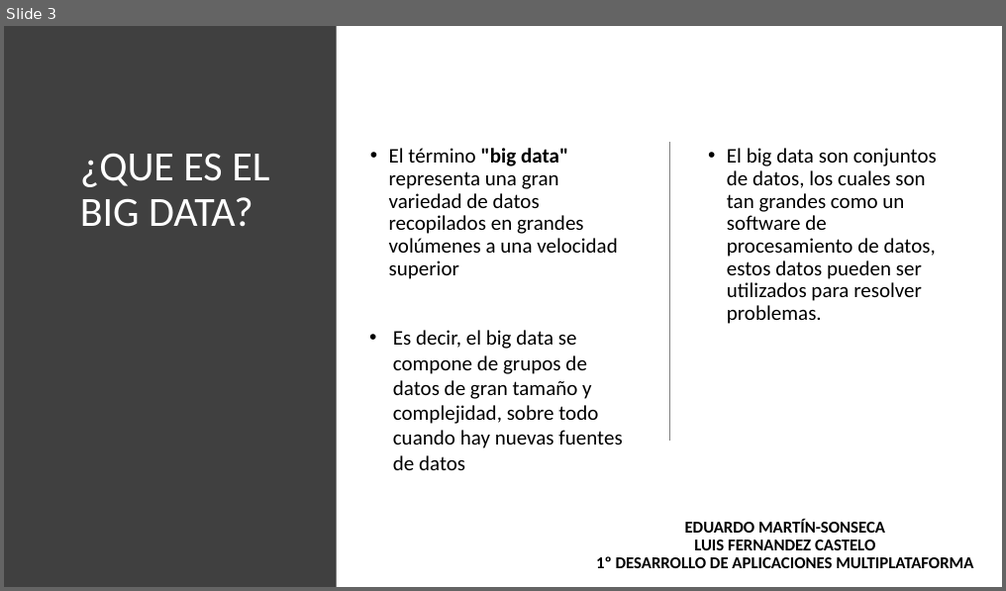
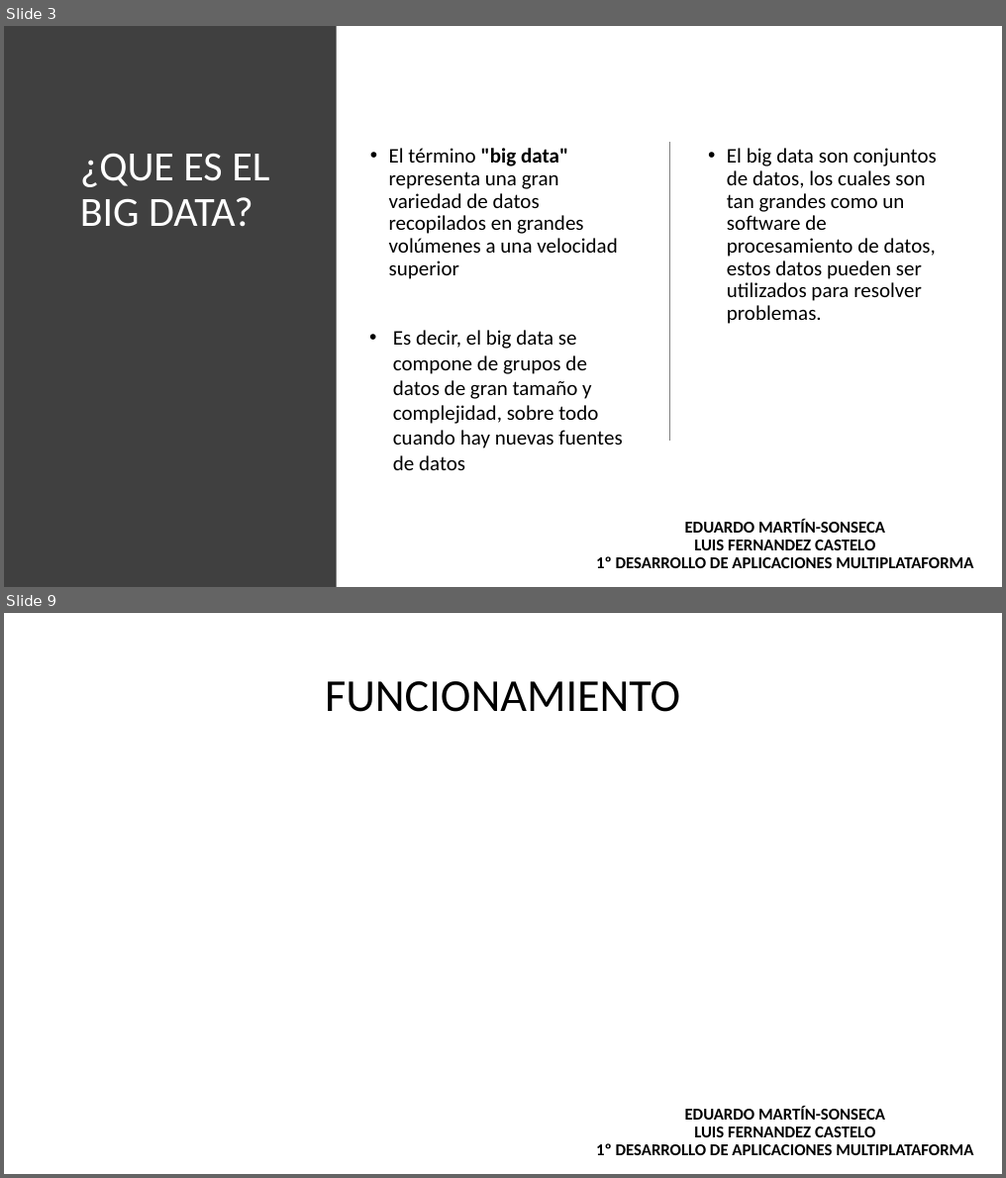
Before and after one commit to maraloeDev/Grado_SuperiorDAM, a slide deck: Bases de Datos/1º Evaluación/Ejercicios/Ejercicio2/Explotación de bases de datos Big Data.pptx. Shown one above the other, each under a label of ours: slide 3 before the commit, slides 3 and 9 after it; the slides between them are not shown. The pictures are 1006x591 and 1006x1178 pixels, drawn with LibreOffice and Linux fonts; fonts in the diff are those of the drawing. Boxes give left, top, right and bottom in pixels: in the first picture for what was removed or moved away, otherwise in the second. Text is boxed around its words. In the diff, an @@ line names an element or a change of style, - is before the commit and + after.

```diff
--- a/Bases de Datos/1º Evaluación/Ejercicios/Ejercicio2/Explotación de bases de datos Big Data.pptx
+++ b/Bases de Datos/1º Evaluación/Ejercicios/Ejercicio2/Explotación de bases de datos Big Data.pptx
@@ slide 9 added at <box>4,613,1002,1174</box>, background #FFFFFF @@
@@ title added at <box>325,681,680,712</box>, 44 pt, text #000000 @@
+FUNCIONAMIENTO
@@ text added at <box>596,1106,973,1156</box>, 16 pt, text #000000, bold @@
+EDUARDO MARTÍN-SONSECA
+LUIS FERNANDEZ CASTELO
+1º DESARROLLO DE APLICACIONES MULTIPLATAFORMA
```
Also in this commit, not shown: 4 slides changed, 7 other slides added, 1 slide removed, 2 other files.
